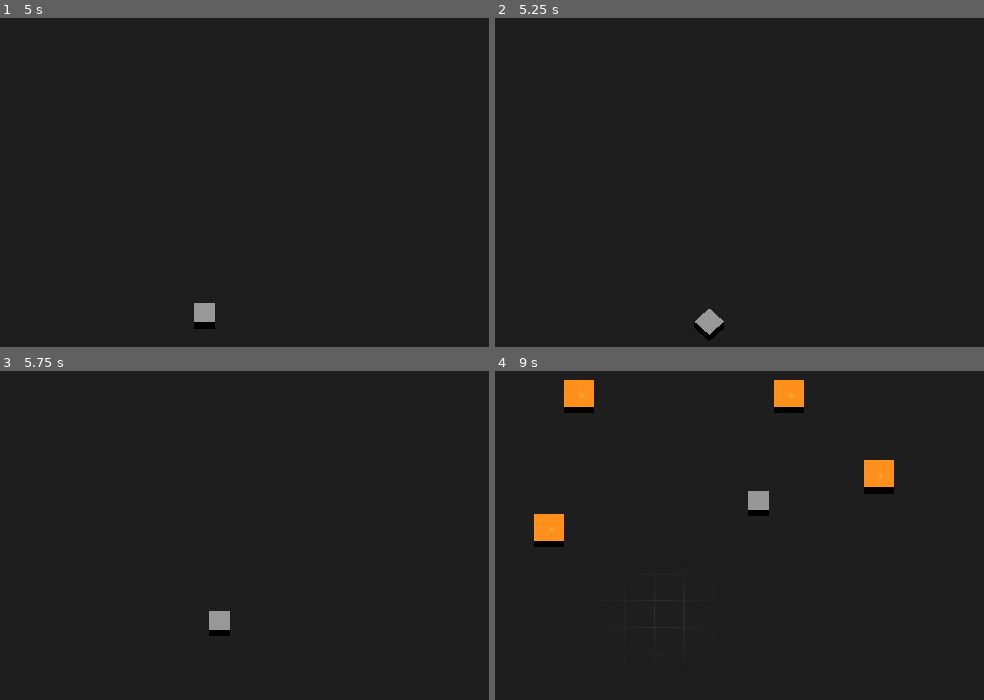
Above: before the commit, frames 1-4 (two rows, left to right).
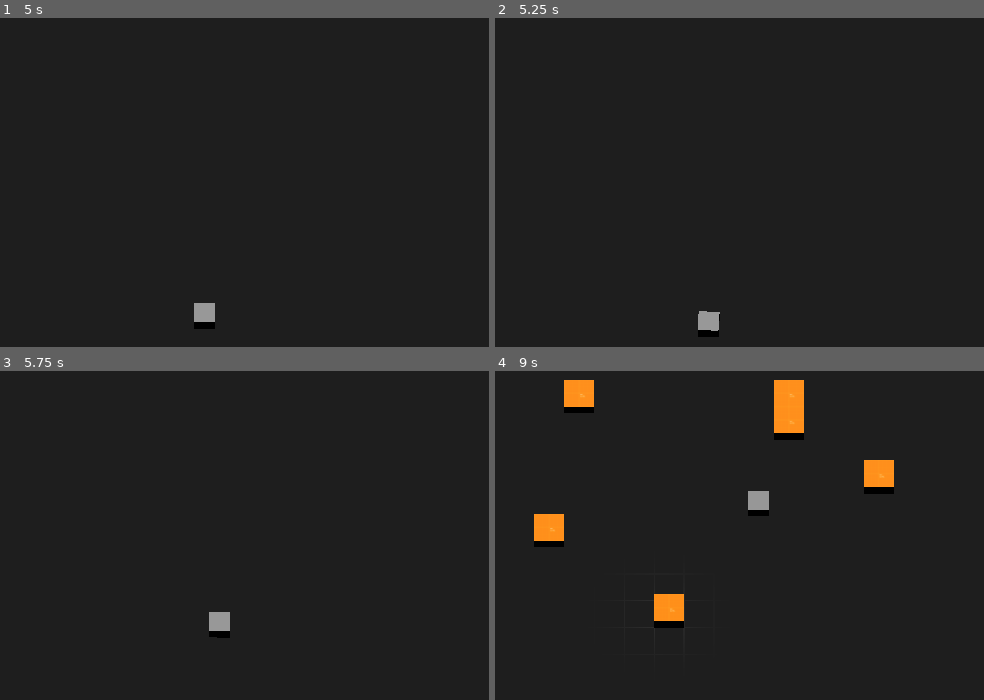
Above: after the commit, the same moments.

Repository: jorie100/Lander
Game: Godot game, scene res://scenes/DebugScene.tscn
The game is run twice, just before and just after one commit, with the same random seed, the same clock (stepped at 60 frames per second) and the same inputs.
Inputs (mouse positions are in pixels of both pictures, inside the frame that each line leads up to):
- Up to frame 1 (5 s): tap Enter at 0.5, 2, 3.5 s; move the mouse to (381, 149) at 0.52 s; press the mouse at (381, 149) at 0.53 s; tap Space at 1.25, 2.75, 4.25 s; move the mouse to (44, 195) at 1.27 s; release the mouse at (44, 195) at 1.28 s; click (44, 195) at 1.35 s; move the mouse to (283, 73) at 2.02 s; press the mouse at (283, 73) at 2.03 s; tap S (camera_down) at 2.1 s; move the mouse to (166, 261) at 2.77 s; release the mouse at (166, 261) at 2.78 s; tap A (camera_left) at 2.85 s; click (166, 261) at 3.05 s; move the mouse to (444, 238) at 3.52 s; press the mouse at (444, 238) at 3.53 s; tap D (camera_right) at 3.6 s; move the mouse to (outside the picture) at 4.27 s; release the mouse at (outside the picture) at 4.28 s; tap W (camera_up) at 4.35 s; click (outside the picture) at 4.55 s
- Up to frame 2 (5.25 s): move the mouse to (739, 172) at 5.02 s; press the mouse at (739, 172) at 5.03 s; right-click (739, 172) at 5.1 s
- Up to frame 3 (5.75 s): no input
- Up to frame 4 (9 s): move the mouse to (578, 413) at 5.77 s; release the mouse at (578, 413) at 5.78 s; tap C (toggle_build_mode) at 5.85 s; click (578, 413) at 6.05 s; move the mouse to (876, 502) at 6.52 s; press the mouse at (876, 502) at 6.53 s; move the mouse to (539, 548) at 7.27 s; release the mouse at (539, 548) at 7.28 s; click (539, 548) at 7.35 s; move the mouse to (778, 426) at 8.02 s; press the mouse at (778, 426) at 8.03 s; tap S (camera_down) at 8.1 s; move the mouse to (661, 614) at 8.77 s; release the mouse at (661, 614) at 8.78 s; tap A (camera_left) at 8.85 s

Frame 1 is identical in both runs. In frame 2, 0.2% of the frame differs, in the area x 40-47%, y 88-99%; in frame 3, less than 0.1%; in frame 4, 1.2%, in the area x 32-64%, y 10-79%.

Commit message:
Fixed player rotation

Diff:
--- a/scenes/DebugScene.tscn
+++ b/scenes/DebugScene.tscn
@@ -55,14 +55,14 @@
 world_settings = SubResource("Resource_eckp6")
 
 [node name="Floor" parent="." instance=ExtResource("1_16ih5")]
-mesh = SubResource("ArrayMesh_batpc")
+mesh = SubResource("ArrayMesh_y4bph")
 material = SubResource("StandardMaterial3D_5qcv2")
 
-[node name="Floor_col" type="StaticBody3D" parent="Floor"]
+[node name="Floor_col2" type="StaticBody3D" parent="Floor"]
 collision_mask = 0
 
-[node name="CollisionShape3D" type="CollisionShape3D" parent="Floor/Floor_col"]
-shape = SubResource("ConcavePolygonShape3D_e1veb")
+[node name="CollisionShape3D" type="CollisionShape3D" parent="Floor/Floor_col2"]
+shape = SubResource("ConcavePolygonShape3D_3rmom")
 
 [node name="MainCamera" parent="." node_paths=PackedStringArray("grid") instance=ExtResource("4_gwgv0")]
 transform = Transform3D(1, 0, 0, 0, 0.4439, 0.896076, 0, -0.896076, 0.4439, 0, 11.064, 0)
--- a/scenes/player/Player.tscn
+++ b/scenes/player/Player.tscn
@@ -27,6 +27,7 @@
 
 [node name="MeshInstance3D" type="MeshInstance3D" parent="."]
 transform = Transform3D(1, 0, 0, 0, 1, 0, 0, 0, 1, 0, 0.5, 0)
+top_level = true
 mesh = SubResource("BoxMesh_c3xwa")
 
 [node name="Target" type="Marker3D" parent="."]
--- a/scripts/player/main_camera.gd
+++ b/scripts/player/main_camera.gd
@@ -19,7 +19,7 @@
 	if grid:
 		grid.visible = build_mode
 
-func _input(event) -> void:
+func _input(_event) -> void:
 
 	if Input.is_action_just_pressed("toggle_build_mode"):
 		build_mode = not build_mode
@@ -29,7 +29,7 @@
 
 
 	if build_mode:
-		if Input.is_action_just_pressed("build"):
+		if Input.is_action_pressed("build"):
 			var raycast_result = raycast_from_camera(-1)
 			if raycast_result:
 				if raycast_result.get("collider").collision_layer == 1:
--- a/scripts/player/player.gd
+++ b/scripts/player/player.gd
@@ -89,14 +89,8 @@
 				is_moving = false
 
 func _process(delta):
-
-	# Camera physics interpolation to reduce physics jitter on high refresh-rate monitors
-	if Engine.get_frames_per_second() > Engine.physics_ticks_per_second:
-		mesh.global_transform.basis = mesh.global_transform.basis.slerp(current_rotation, delta)
-		mesh.global_transform.origin = mesh.global_transform.origin.lerp(self.global_transform.origin, delta)
-	else:
-		mesh.global_transform.basis = current_rotation
-		mesh.global_transform = self.global_transform
+	mesh.global_transform.basis = mesh.global_transform.basis.slerp(current_rotation, 40 * delta)
+	mesh.global_transform.origin = mesh.global_transform.origin.lerp(self.global_transform.origin, 40 * delta)
 
 # Obtener el camino en el AStarGrid2D
 func obtain_id_path(objective_position: Vector2i) -> Array[Vector2i]:
@@ -225,8 +219,8 @@
 	astar_grid = world.astar_grid
 	floor_height = world.floor_height
 
-func _on_main_camera_player_moved(target_position):
-	var id_path = obtain_id_path(Vector2i(target_position.x,target_position.z))
+func _on_main_camera_player_moved(target_move_position):
+	var id_path = obtain_id_path(Vector2i(target_move_position.x,target_move_position.z))
 
 	if not id_path.is_empty():
 		static_objective = null
Not shown: 2 places in scenes/DebugScene.tscn that only renumber resources
